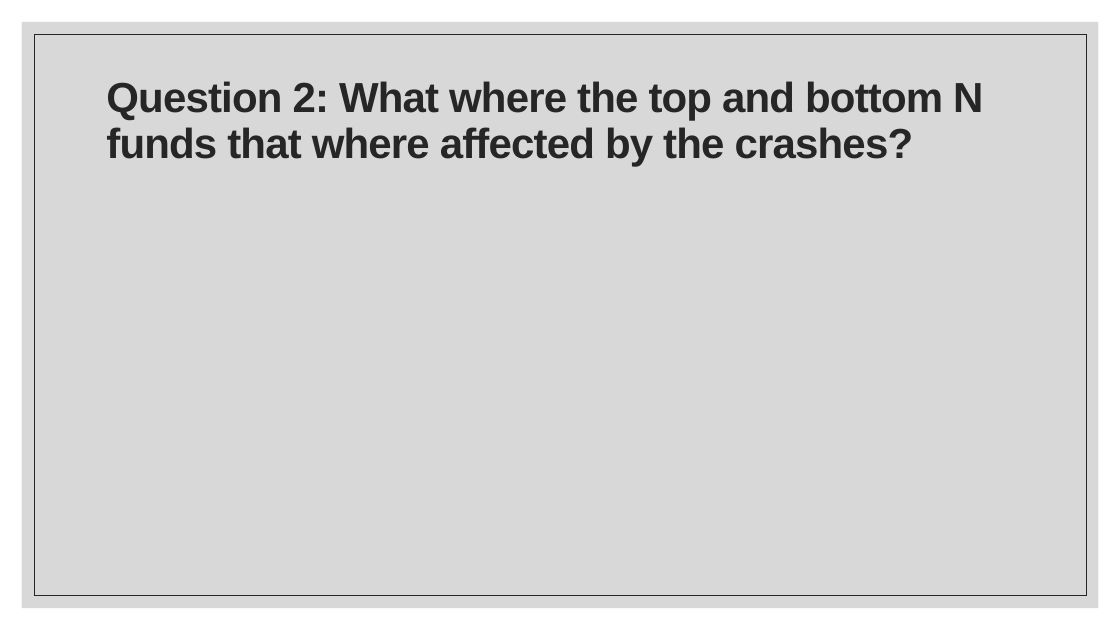
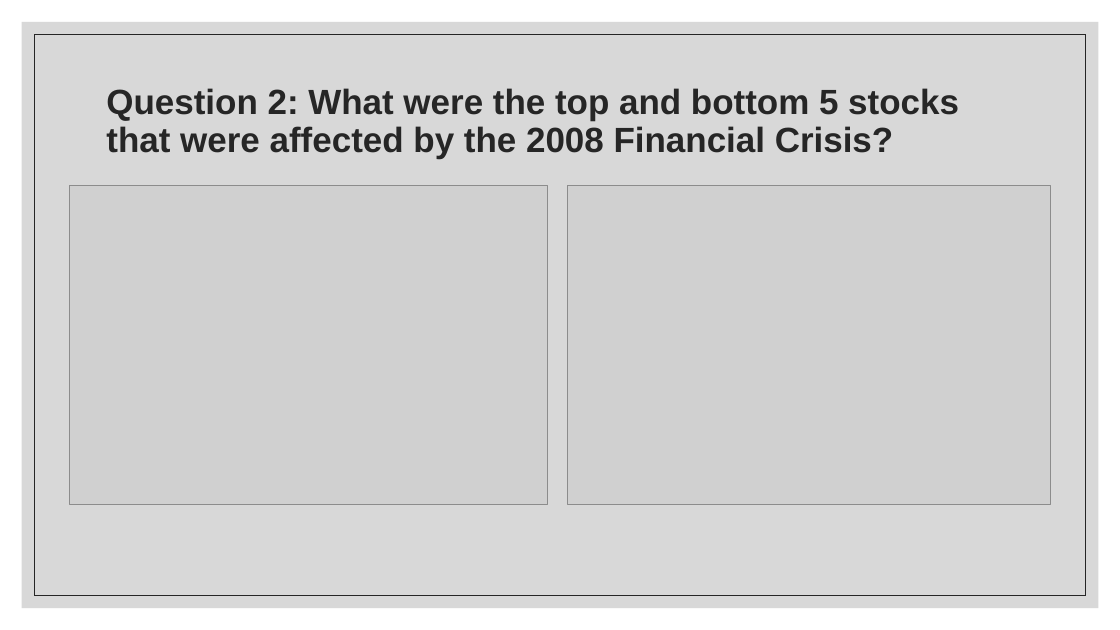
Before and after one commit to skinnms/DBC_project_1, a slide deck: slide 8 of # Archive/presentation/Stock Market Crash Analysis.pptx (slide 7 before the commit). Drawn at 1120x630 pixels with LibreOffice and Linux fonts; fonts in the diff are those of the drawing; grey boxes stand for pictures. Boxes give left, top, right and bottom in pixels: in the first picture for what was removed or moved away, otherwise in the second. Text is boxed around its words. In the diff, an @@ line names an element or a change of style, - is before the commit and + after.

```diff
--- a/# Archive/presentation/Stock Market Crash Analysis.pptx
+++ b/# Archive/presentation/Stock Market Crash Analysis.pptx
@@ rectangle at (34,34,1086,596): outline #262626 0.5 pt to #262626 0.75 pt @@
@@ title at (106,88,959,159): text changed; size 36 to 30 pt @@
-Question 2: What where the top and bottom N funds that where affected by the crashes?
+Question 2: What were the top and bottom 5 stocks that were affected by the 2008 Financial Crisis?
@@ picture added at (70,185,548,504) @@
@@ picture added at (568,185,1050,504) @@
```
Also in this commit, not shown: 7 other slides changed, 3 slides added, 2 slides removed.
